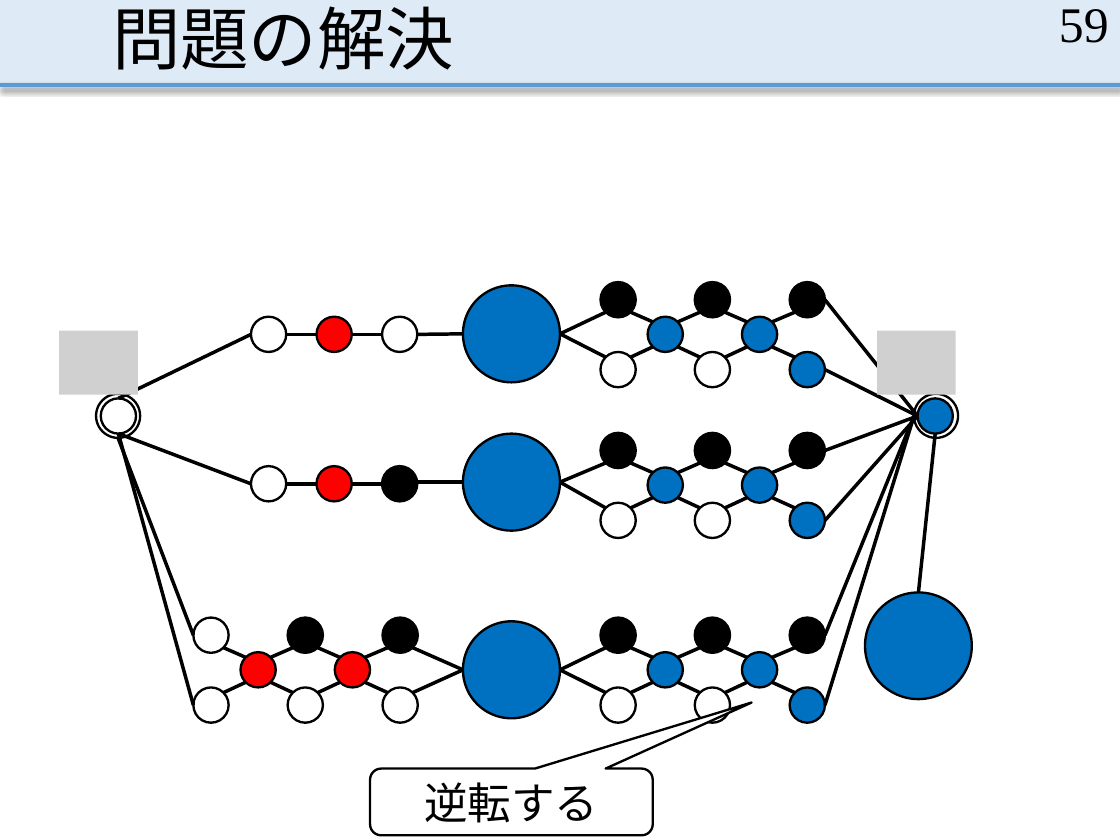
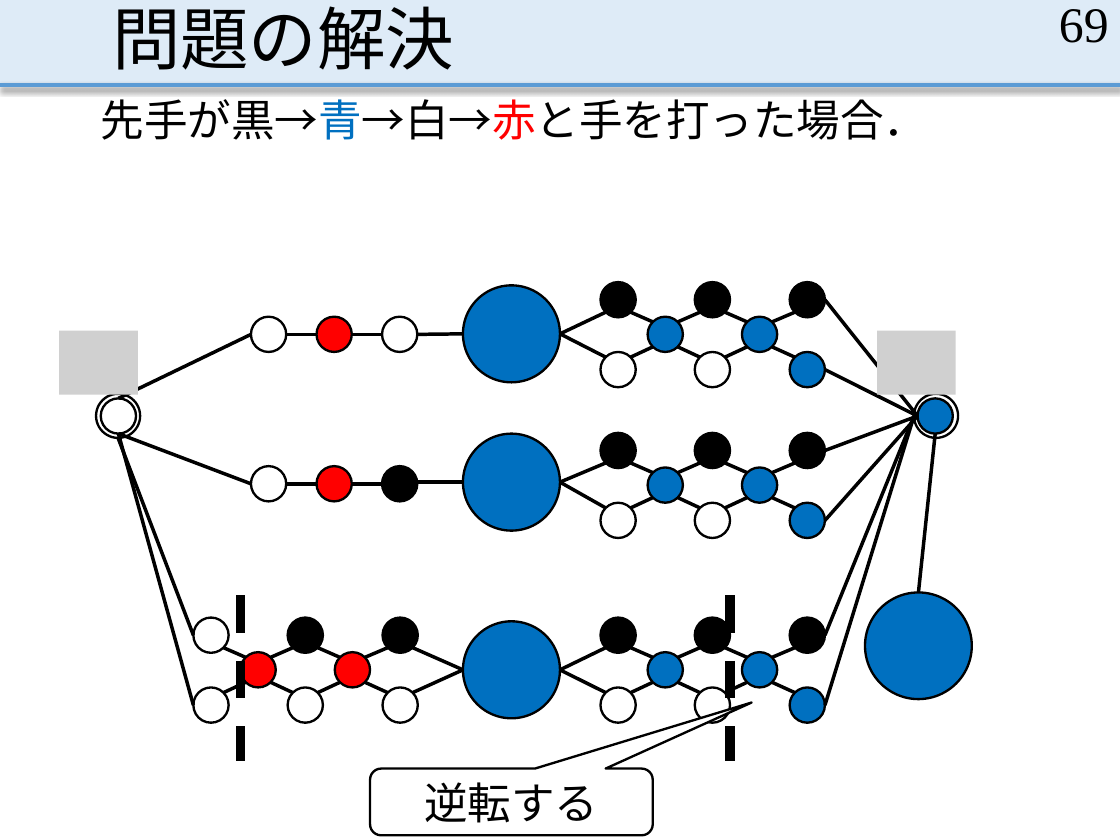
Before and after one commit to MasayaOda/SR, a slide deck: slide 69 of 191120oda.pptx (slide 59 before the commit). Drawn at 1120x840 pixels with LibreOffice and Linux fonts; fonts in the diff are those of the drawing; grey boxes stand for pictures. Boxes give left, top, right and bottom in pixels: in the first picture for what was removed or moved away, otherwise in the second. Text is boxed around its words. In the diff, an @@ line names an element or a change of style, - is before the commit and + after.

```diff
--- a/191120oda.pptx
+++ b/191120oda.pptx
@@ page number at bbox=[1059, 9, 1109, 43]: text changed @@
-59
+69
@@ text added at bbox=[101, 92, 927, 140], 28 pt, text #000000 @@
+先手が黒→青→白→赤と手を打った場合．
@@ line added from (241, 596) to (241, 760), #000000 6 pt dashed @@
@@ line added from (730, 596) to (730, 760), #000000 6 pt dashed @@
```
Also in this commit, not shown: 43 other slides changed, 14 slides added, 1 other file.
